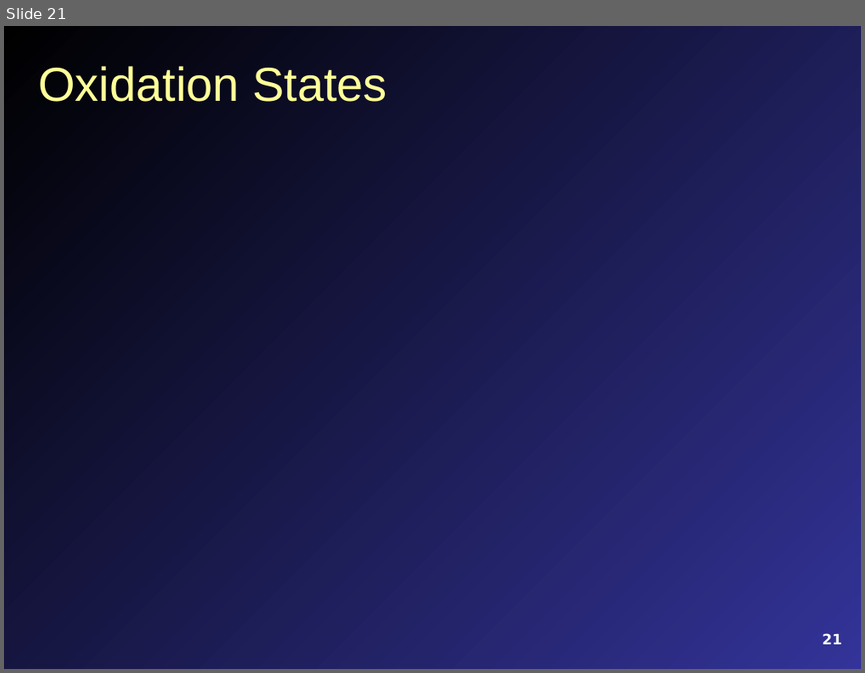
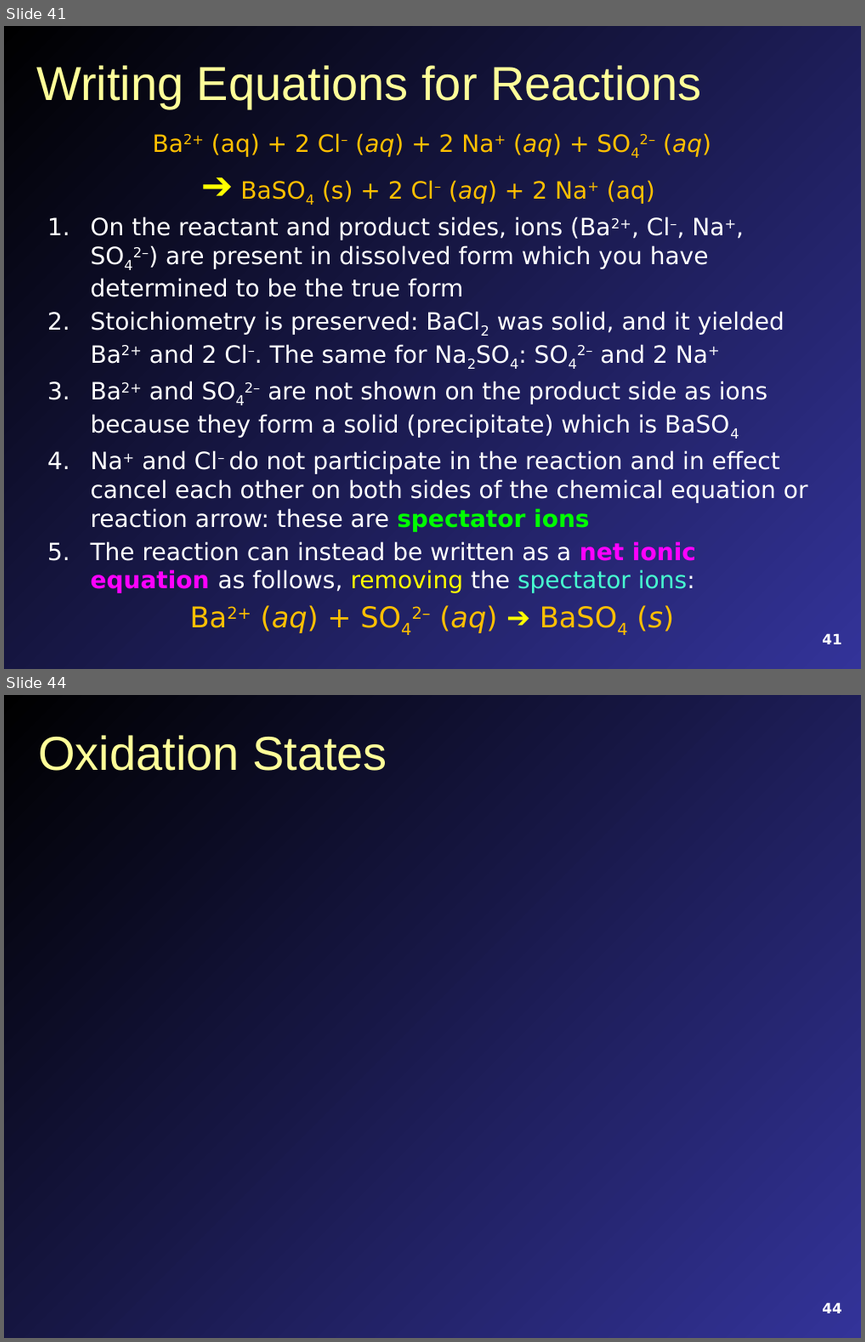
Before and after one commit to mavigozler/mavigozler.github.io, a slide deck: Teaching/Chemistry/Lecture Slides/FCC Chem 3A Chap 10 Content.pptx. Shown one above the other, each under a label of ours: slide 21 before the commit, slides 41 and 44 after it; the slides between them are not shown. The pictures are 865x673 and 865x1342 pixels, drawn with LibreOffice and Linux fonts; fonts in the diff are those of the drawing. Boxes give left, top, right and bottom in pixels: in the first picture for what was removed or moved away, otherwise in the second. Text is boxed around its words. In the diff, an @@ line names an element or a change of style, - is before the commit and + after.

```diff
--- a/Teaching/Chemistry/Lecture Slides/FCC Chem 3A Chap 10 Content.pptx
+++ b/Teaching/Chemistry/Lecture Slides/FCC Chem 3A Chap 10 Content.pptx
@@ slide 41 added at [4,26,861,669], background gradient #000000 to #333399 @@
@@ title added at [36,65,702,108], 40 pt, text #FFFF99 @@
+Writing Equations for Reactions
@@ text added at [91,133,808,633], 20 pt, text #FFFFFF @@
+Ba2+ (aq) + 2 Cl– (aq) + 2 Na+ (aq) + SO42– (aq)
+➔ BaSO4 (s) + 2 Cl– (aq) + 2 Na+ (aq)
+1. On the reactant and product sides, ions (Ba2+, Cl–, Na+, SO42–) are present in dissolved form which you have determined to be the true form
+2. Stoichiometry is preserved: BaCl2 was solid, and it yielded Ba2+ and 2 Cl–. The same for Na2SO4: SO42– and 2 Na+
+3. Ba2+ and SO42– are not shown on the product side as ions because they form a solid (precipitate) which is BaSO4
+4. Na+ and Cl– do not participate in the reaction and in effect cancel each other on both sides of the chemical equation or reaction arrow: these are spectator ions
+5. The reaction can instead be written as a net ionic equation as follows, removing the spectator ions:
+Ba2+ (aq) + SO42– (aq) ➔ BaSO4 (s)
@@ page number added at [822,633,841,644], 12 pt, text #FFFFFF, bold @@
+41
@@ what was slide 21 is now slide 44 @@
@@ page number at [822,1302,841,1313]: text changed @@
-21
+44
```
Also in this commit, not shown: 6 slides changed, 25 other slides added, 3 slides removed, 4 other files.
